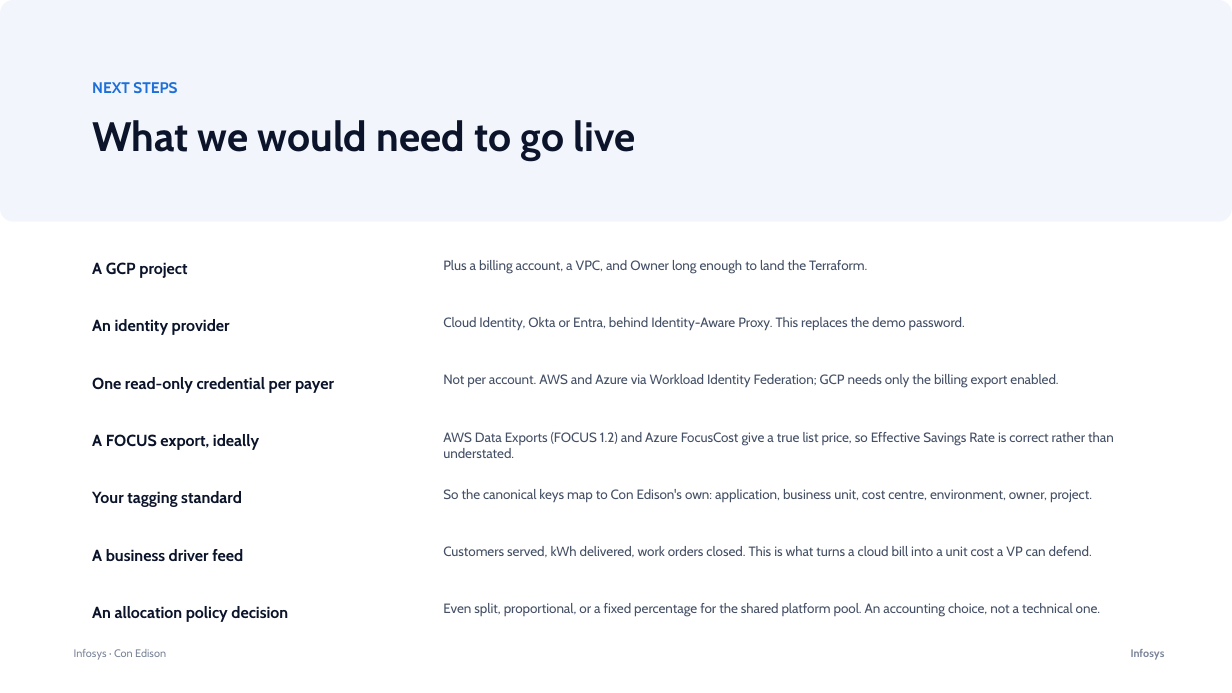
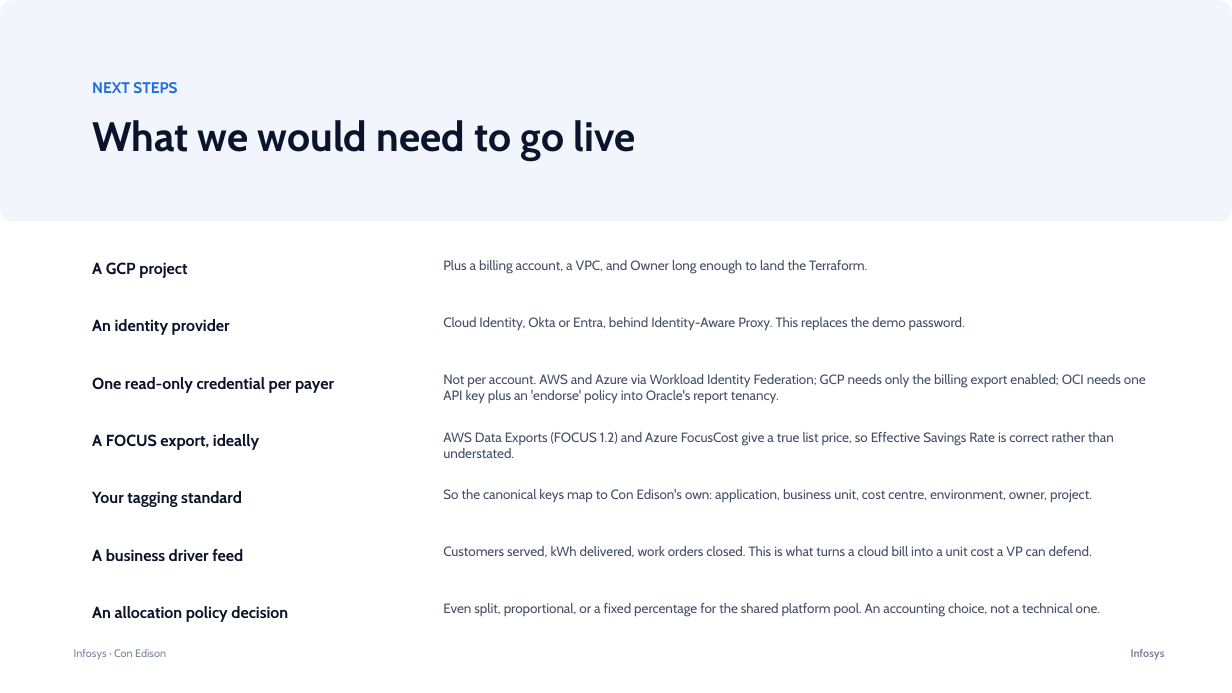
Before and after one commit to ajittgosavii/finops-gcp, a slide deck: slide 18 of Infosys_FinOps_GCP_Platform.pptx. Drawn at 1232x693 pixels with LibreOffice and Linux fonts; fonts in the diff are those of the drawing. Boxes give left, top, right and bottom in pixels: in the first picture for what was removed or moved away, otherwise in the second. Text is boxed around its words. In the diff, an @@ line names an element or a change of style, - is before the commit and + after.

```diff
--- a/Infosys_FinOps_GCP_Platform.pptx
+++ b/Infosys_FinOps_GCP_Platform.pptx
@@ text at (443, 374, 1146, 404): text changed @@
-Not per account. AWS and Azure via Workload Identity Federation; GCP needs only the billing export enabled.
+Not per account. AWS and Azure via Workload Identity Federation; GCP needs only the billing export enabled; OCI needs one API key plus an 'endorse' policy into Oracle's report tenancy.
```
Also in this commit, not shown: 14 other slides changed, 24 other files.
